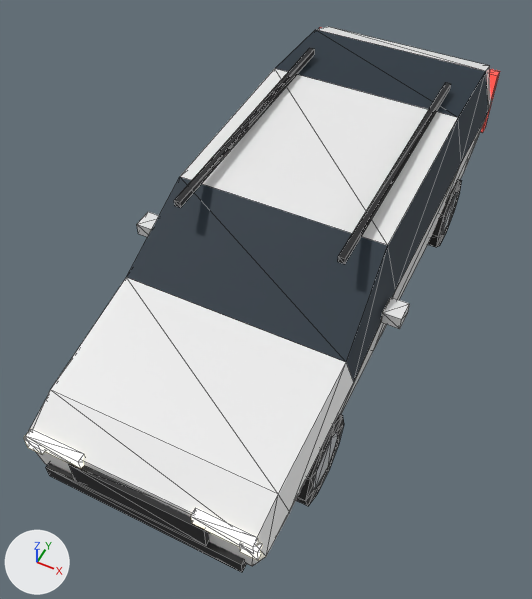
Renders of the glTF model assets/car_v60.glb from each side of a commit.
Both versions are drawn from a 50 mm camera at (1.7, -3.98, 4.9) aimed at (-0.08, -0.42, 0.46). Lighting does not change. The marker at lower left points along +X, +Y and +Z. The first picture is the older version. Mesh edges are drawn as thin lines. Where no turn or scale is listed for an object, it has been applied to the vertices.

The older version as bpy lines, for what is in view:
```python
me_v60_body = bpy.data.meshes.new('V60_Body')
me_v60_body.from_pydata(...)  # 146 vertices, 236 faces; spans x -1.07..1.07, y -2.42..2.4, z 0.28..1.52
# faces by material slot: [76, 88, 48, 24]
me_v60_body.materials.append(mat_body)
me_v60_body.materials.append(mat_detail)
me_v60_body.materials.append(mat_headlight)
me_v60_body.materials.append(mat_taillight)
me_v60_wheelsf = bpy.data.meshes.new('V60_WheelsF')
me_v60_wheelsf.from_pydata(...)  # 80 vertices, 152 faces; spans x -0.91..0.91, y -0.34..0.34, z -0.32..0.32
me_v60_wheelsf.materials.append(mat_detail)
me_v60_wheelsr = bpy.data.meshes.new('V60_WheelsR')
me_v60_wheelsr.from_pydata(...)  # 80 vertices, 152 faces; spans x -0.91..0.91, y -0.34..0.34, z -0.32..0.32
me_v60_wheelsr.materials.append(mat_detail)
ob_v60_body = bpy.data.objects.new('V60_Body', me_v60_body)
ob_v60_body.location = (0.0, 0.0, 0.0)
ob_v60_wheelsf = bpy.data.objects.new('V60_WheelsF', me_v60_wheelsf)
ob_v60_wheelsf.location = (0.0, -1.48, 0.335)
ob_v60_wheelsr = bpy.data.objects.new('V60_WheelsR', me_v60_wheelsr)
ob_v60_wheelsr.location = (0.0, 1.39, 0.335)
```
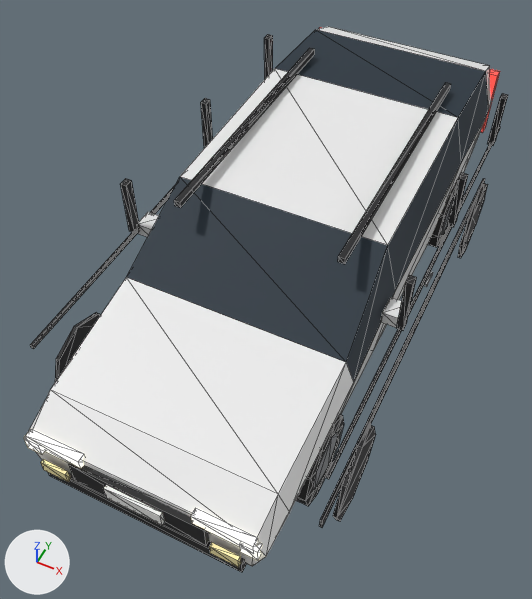
Where the change shows, as pixel boxes [x1, y1, x2, y2] in the pictures (532 x 599 px):
'V60_Detail', added: after [30, 34, 508, 567]

The change, as a diff of the scene's bpy script:
```diff
--- a/assets/car_v60.glb.py
+++ b/assets/car_v60.glb.py
@@ me_v60_detail @@
+me_v60_detail.from_pydata(...)  # 192 vertices, 304 faces; spans x -1.15..1.15, y -2.46..2.44, z -0.02..1.5
+me_v60_detail.materials.append(mat_detail)
@@ ob_v60_detail @@
+ob_v60_detail = bpy.data.objects.new('V60_Detail', me_v60_detail)
+ob_v60_detail.location = (0.0, 0.0, 0.0)
```
